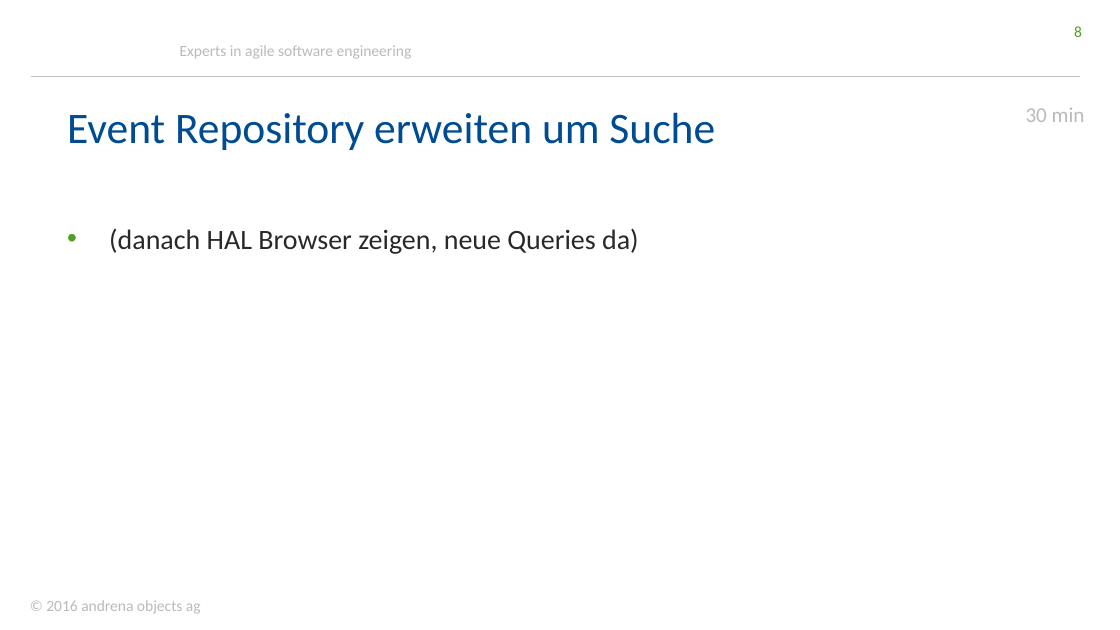
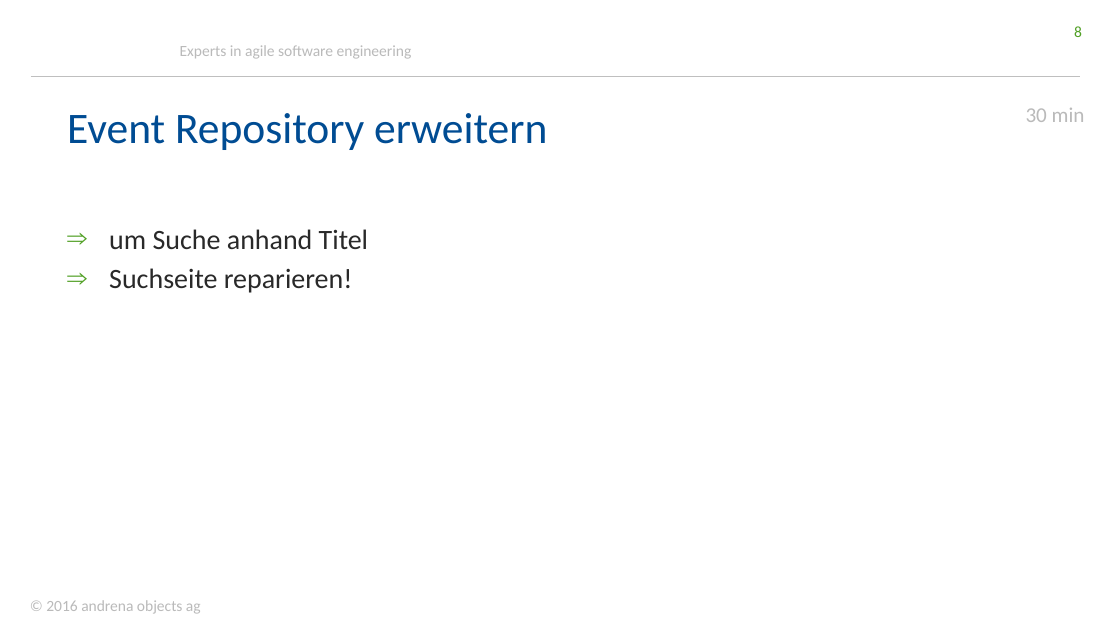
Before and after one commit to stklqt/oop-springboot-springdata-server, a slide deck: slide 8 of slides.pptx. Drawn at 1120x630 pixels with LibreOffice and Linux fonts; fonts in the diff are those of the drawing; background and template pictures are left out. Boxes give left, top, right and bottom in pixels: in the first picture for what was removed or moved away, otherwise in the second. Text is boxed around its words. In the diff, an @@ line names an element or a change of style, - is before the commit and + after.

```diff
--- a/slides.pptx
+++ b/slides.pptx
@@ title at [67,113,547,150]: text changed @@
-Event Repository erweiten um Suche
+Event Repository erweitern
@@ text at [109,229,368,293]: text changed @@
-• (danach HAL Browser zeigen, neue Queries da)
+⇒ um Suche anhand Titel
+⇒ Suchseite reparieren!
```
Also in this commit, not shown: 9 other slides changed, 1 slide added.
